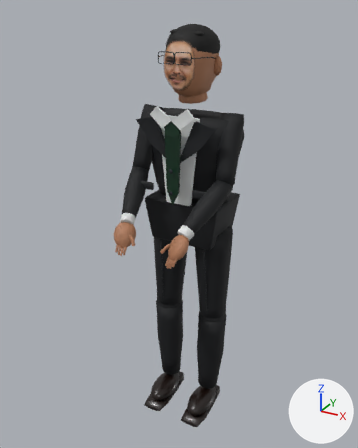
Before and after pictures for a commit that changed the glTF model public/models/executives/fabiano-soltis.glb.
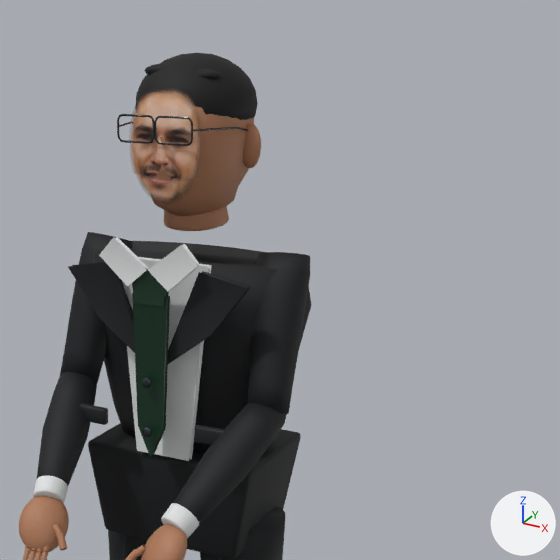
There are two pictures of each version: one whole from a 50 mm lens placed at (0.899, -1.739, 1.796), pointed at (-0.012, -0.084, 0.968), one close up on the part from 29% to 99% of the width and 0% to 56% of the height. The axes (+X, +Y, +Z) are drawn at lower right. The lights are the same throughout. The last two pictures show the newer version. Vertices at exactly the same position are counted once.

In view in the first close-up: 'FabianoSoltis_ReferenceFace', 'FabianoSoltis_SkinnedCharacter'.
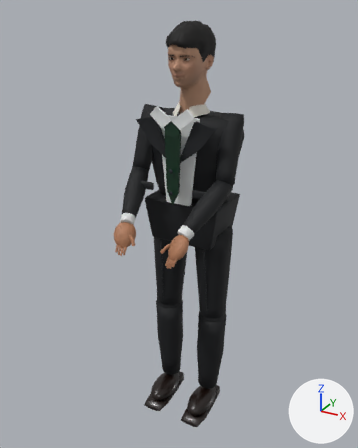
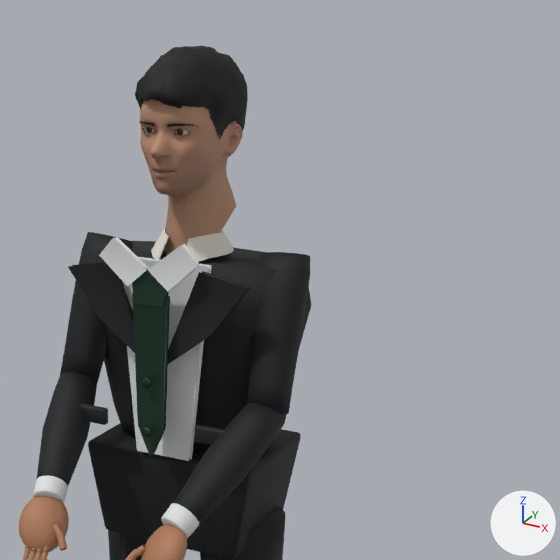
Changed parts and their boxes (x1, y1, x2, y2) in the close-ups (560 x 560 px):
'FabianoSoltis_SkinnedCharacter', reshaped: before (19, 53, 311, 560); after (19, 232, 311, 560)
'FabianoSoltis_HeadSkin', added (brown): after (140, 99, 243, 255)
'FabianoSoltis_HeadHair', added: after (135, 46, 248, 157)
'FabianoSoltis_ReferenceFace', deleted (beige): before (131, 89, 199, 200)
'FabianoSoltis_HeadCollar', added: after (151, 228, 234, 262)
'FabianoSoltis_HeadEyes', added: after (145, 127, 189, 135)
'FabianoSoltis_HeadBrows', added: after (139, 122, 199, 128)
'FabianoSoltis_HeadLashes', added: after (140, 127, 190, 137)
part 1 of me_fabianosoltis_skinnedcharacter_mesh, deleted: before (117, 53, 261, 231)

What changed in the scene script:
```text
Add mat_fabianosoltis_headskin:
    mat_fabianosoltis_headskin = bpy.data.materials.new('FabianoSoltis_HeadSkin')
    mat_fabianosoltis_headskin.use_nodes = True; mat_fabianosoltis_headskin.node_tree.nodes.clear()
    _N = mat_fabianosoltis_headskin.node_tree.nodes; _L = mat_fabianosoltis_headskin.node_tree.links
    n0 = _N.new('ShaderNodeBsdfPrincipled'); n0.name = 'Principled BSDF'
    n0.inputs[2].default_value = 0.63  # 'Roughness'
    n1 = _N.new('ShaderNodeOutputMaterial'); n1.name = 'Material Output'
    n2 = _N.new('ShaderNodeVertexColor'); n2.name = 'Color Attribute'
    _L.new(n0.outputs[0], n1.inputs[0])  # 'BSDF' to 'Surface'
    _L.new(n2.outputs[0], n0.inputs[0])  # 'Color' to 'Base Color'
Add mat_fabianosoltis_headlashes:
    mat_fabianosoltis_headlashes = bpy.data.materials.new('FabianoSoltis_HeadLashes')
    # uses the picture img_fabianosoltis_headlashespigment
Add mat_fabianosoltis_headhair:
    mat_fabianosoltis_headhair = bpy.data.materials.new('FabianoSoltis_HeadHair')
    # uses the picture img_fabianosoltis_headhairpigment
Add mat_fabianosoltis_headbrows:
    mat_fabianosoltis_headbrows = bpy.data.materials.new('FabianoSoltis_HeadBrows')
    # uses the picture img_fabianosoltis_headbrowspigment
Change me_fabianosoltis_skinnedcharacter_mesh:
    remove me_fabianosoltis_skinnedcharacter_mesh.from_pydata(...)  # 8733 vertices, 17038 faces; spans x -0.23..0.23, y -0.38..0.14, z 0.01..1.74
    add me_fabianosoltis_skinnedcharacter_mesh.from_pydata(...)  # 6797 vertices, 13238 faces; spans x -0.23..0.23, y -0.38..0.14, z 0.01..1.46
    me_fabianosoltis_skinnedcharacter_mesh part 1: 12 loose pieces with 1936 vertices, spanning x -0.12..0.12, y -0.14..0.11, z 1.46..1.74, are deleted
    remove me_fabianosoltis_skinnedcharacter_mesh.materials.append(mat_fabianosoltis_hair)  # picture img_fabianosoltis_hair_texture
Remove ob_fabianosoltis_referenceface:
    ob_fabianosoltis_referenceface = bpy.data.objects.new('FabianoSoltis_ReferenceFace', me_fabianosoltis_referenceface_mesh)
Add ob_fabianosoltis_headskin:
    ob_fabianosoltis_headskin = bpy.data.objects.new('FabianoSoltis_HeadSkin', me_fabianosoltis_headskin)  # 2501 vertices, 4315 faces; spans x -0.085..0.085, y -0.145..0.094, z -0.08..0.25
    ob_fabianosoltis_headskin.location = (0.0, 0.0, 1.478)
Add ob_fabianosoltis_headlashes:
    ob_fabianosoltis_headlashes = bpy.data.objects.new('FabianoSoltis_HeadLashes', me_fabianosoltis_headlashes)  # 250 vertices, 368 faces; spans x -0.0474..0.0474, y -0.1122..-0.0976, z 0.1374..0.1516
    ob_fabianosoltis_headlashes.location = (0.0, 0.0, 1.478)
Add ob_fabianosoltis_headhair:
    ob_fabianosoltis_headhair = bpy.data.objects.new('FabianoSoltis_HeadHair', me_fabianosoltis_headhair)  # 1036 vertices, 1905 faces; spans x -0.089..0.084, y -0.136..0.097, z 0.077..0.269
    ob_fabianosoltis_headhair.location = (0.0, 0.0, 1.478)
Add ob_fabianosoltis_headeyes:
    ob_fabianosoltis_headeyes = bpy.data.objects.new('FabianoSoltis_HeadEyes', me_fabianosoltis_headeyes)  # 504 vertices, 918 faces; spans x -0.0433..0.0433, y -0.1086..-0.0816, z 0.1327..0.1616; in mat_fabianosoltis_headeyes (picture img_fabianosoltis_headeyesoptics)
    ob_fabianosoltis_headeyes.location = (0.0, 0.0, 1.478)
Add ob_fabianosoltis_headcollar:
    ob_fabianosoltis_headcollar = bpy.data.objects.new('FabianoSoltis_HeadCollar', me_fabianosoltis_headcollar)  # 148 vertices, 288 faces; spans x -0.071..0.071, y -0.085..0.071, z -0.073..-0.026; in mat_fabianosoltis_headcollar (light grey #e2ded4)
    ob_fabianosoltis_headcollar.location = (0.0, 0.0, 1.478)
Add ob_fabianosoltis_headbrows:
    ob_fabianosoltis_headbrows = bpy.data.objects.new('FabianoSoltis_HeadBrows', me_fabianosoltis_headbrows)  # 124 vertices, 192 faces; spans x -0.0575..0.0575, y -0.1192..-0.0818, z 0.1501..0.1592
    ob_fabianosoltis_headbrows.location = (0.0, 0.0, 1.478)
```
